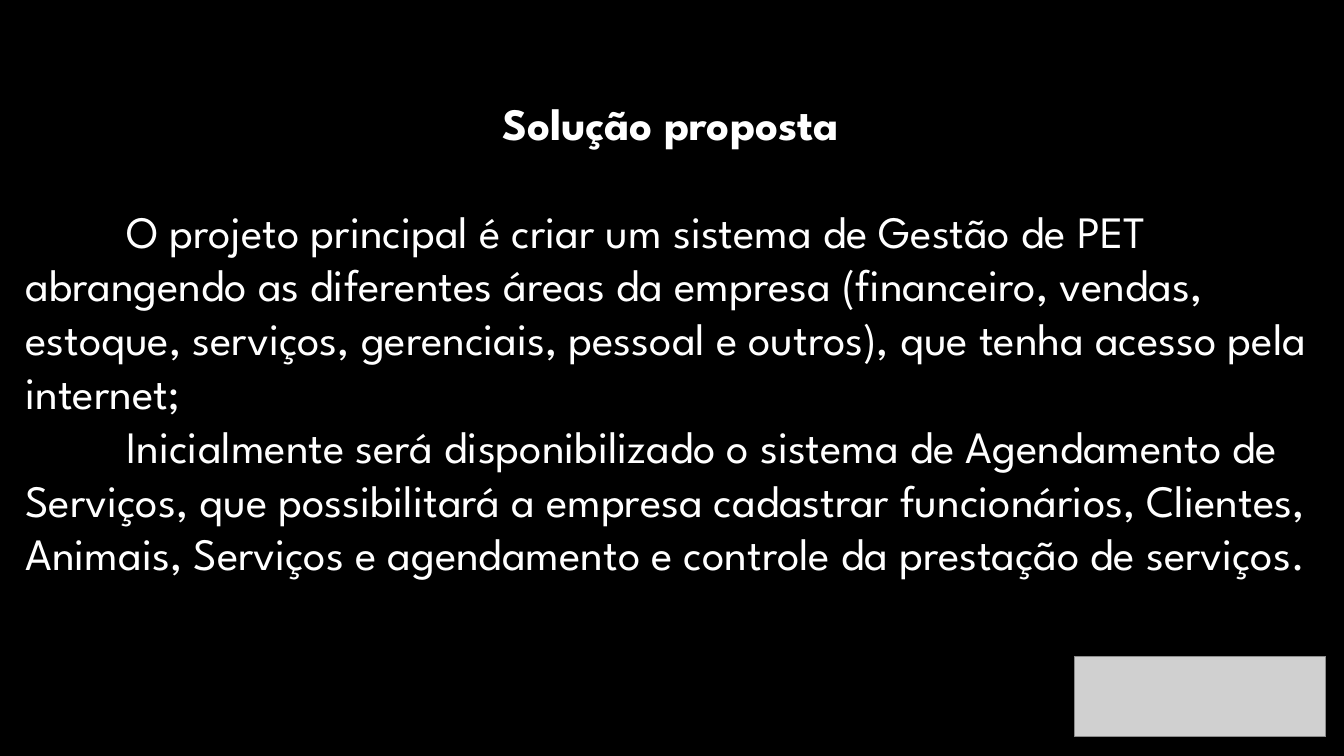
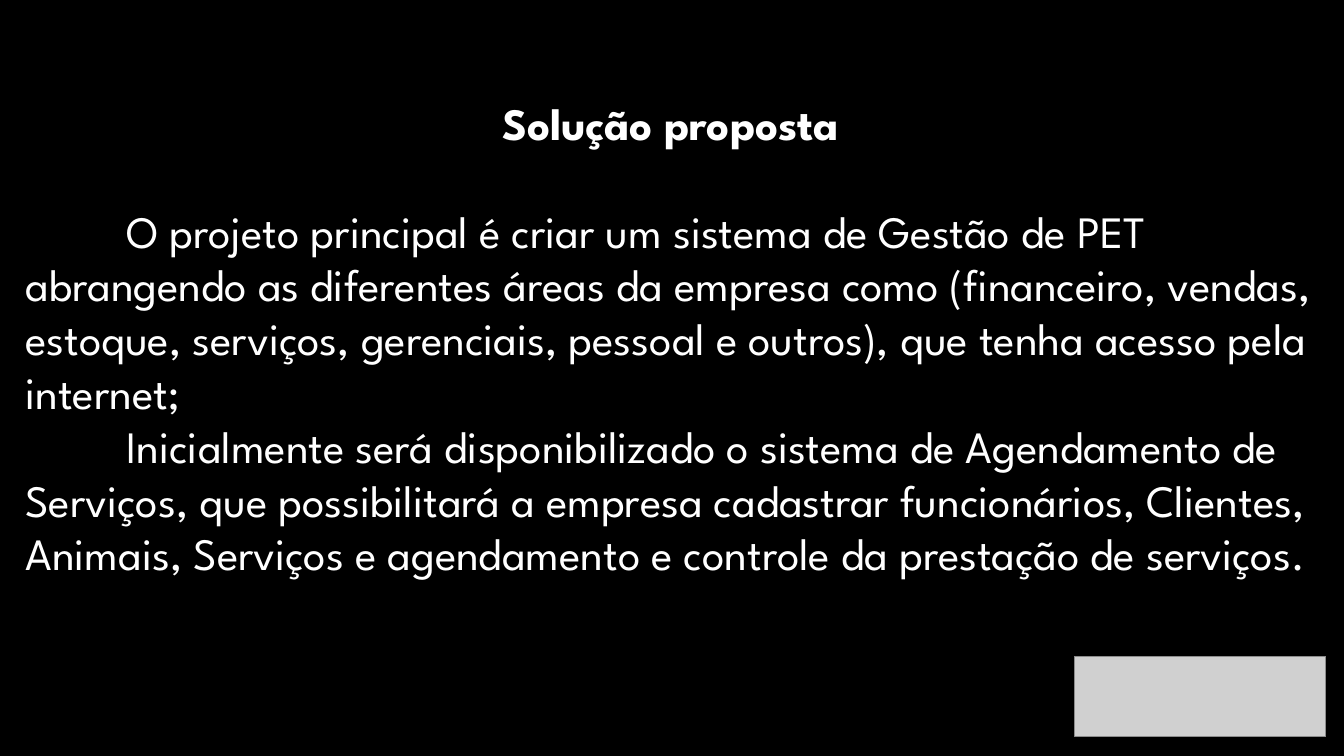
Before and after one commit to railsonsousa10/TesteDeSistema, a slide deck: slide 4 of Gestão Pet Shop.pptx. Drawn at 1344x756 pixels with LibreOffice and Linux fonts; fonts in the diff are those of the drawing; grey boxes stand for pictures; background and template pictures are left out. Boxes give left, top, right and bottom in pixels: in the first picture for what was removed or moved away, otherwise in the second. Text is boxed around its words. In the diff, an @@ line names an element or a change of style, - is before the commit and + after.

```diff
--- a/Gestão Pet Shop.pptx
+++ b/Gestão Pet Shop.pptx
@@ text at (x1=26, y1=217, x2=1311, y2=415): text changed @@
-O projeto principal é criar um sistema de Gestão de PET abrangendo as diferentes áreas da empresa (financeiro, vendas, estoque, serviços, gerenciais, pessoal e outros), que tenha acesso pela internet;
+O projeto principal é criar um sistema de Gestão de PET abrangendo as diferentes áreas da empresa como (financeiro, vendas, estoque, serviços, gerenciais, pessoal e outros), que tenha acesso pela internet;
```
Also in this commit, not shown: 1 other slide changed, 1 slide added.
